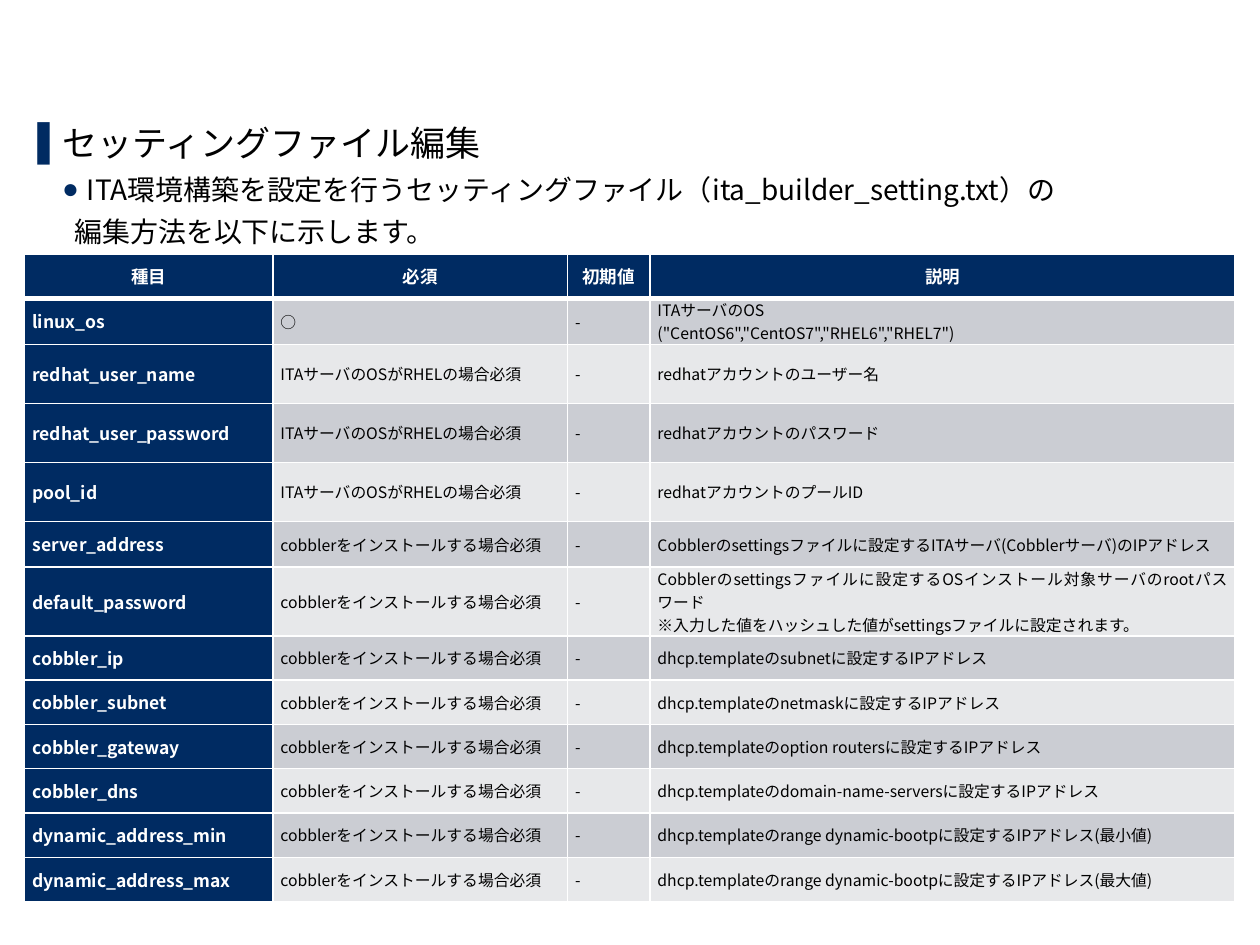
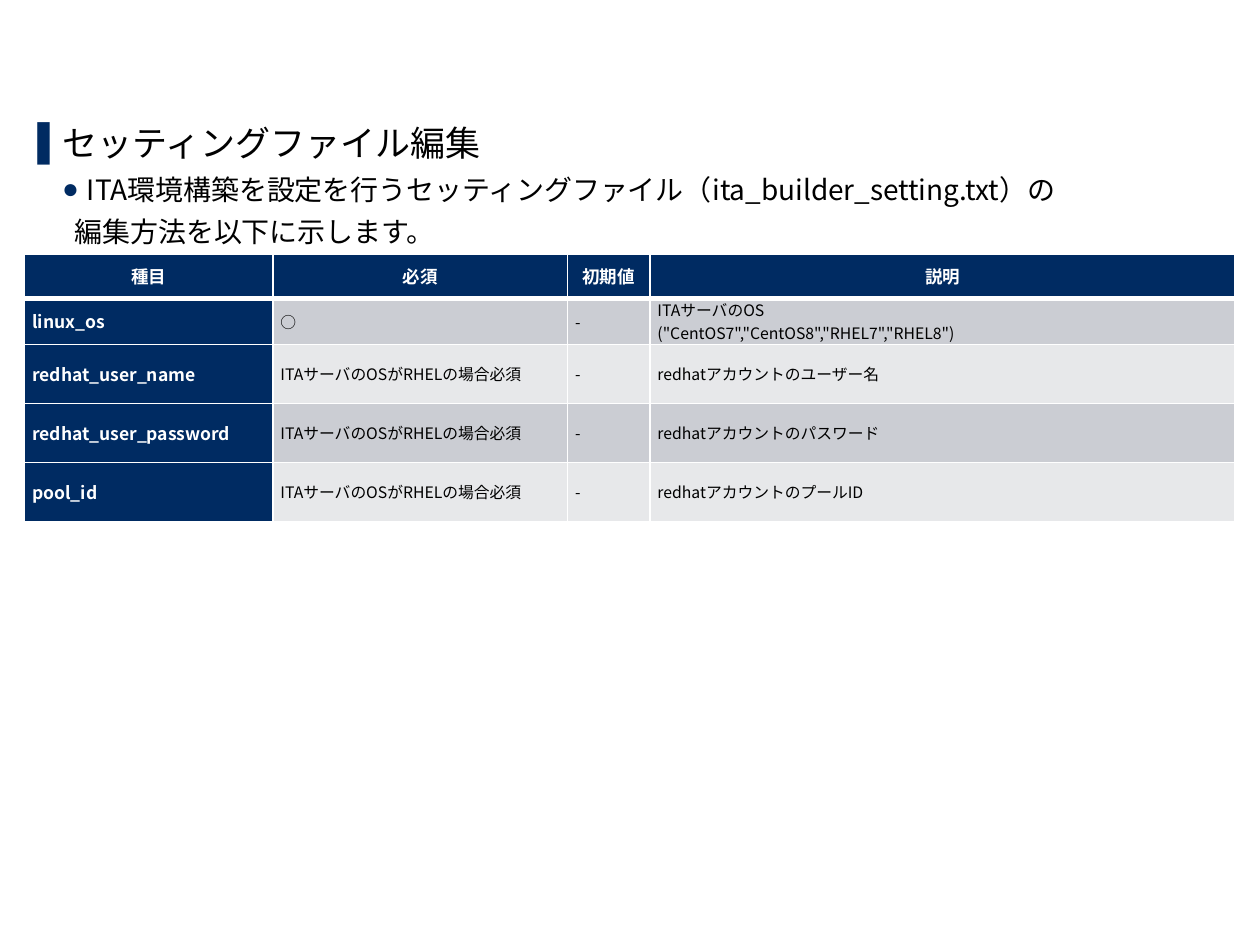
Before and after one commit to exastro-suite/it-automation-docs, a slide deck: slide 14 of asset/Learn_ja/ITA-offline-install_ja.pptx. Drawn at 1260x945 pixels with LibreOffice and Linux fonts; fonts in the diff are those of the drawing; background and template pictures are left out. Boxes give left, top, right and bottom in pixels: in the first picture for what was removed or moved away, otherwise in the second. Text is boxed around its words. In the diff, an @@ line names an element or a change of style, - is before the commit and + after.

```diff
--- a/asset/Learn_ja/ITA-offline-install_ja.pptx
+++ b/asset/Learn_ja/ITA-offline-install_ja.pptx
@@ table at box(25, 255, 1236, 520) @@
@@ row 2, column 4: "ITAサーバのOS / ("CentOS6","CentOS7","RHEL6","RHEL7")" to "ITAサーバのOS / ("CentOS7","CentOS8","RHEL7","RHEL8")" @@
-row 6: server_address | cobblerをインストールする場合必須 | - | Cobblerのsettingsファイルに設定するITAサーバ(Cobblerサーバ)のIPアドレス
-row 7: default_password | cobblerをインストールする場合必須 | - | Cobblerのsettingsファイルに設定するOSインストール対象サーバのrootパスワード / ※入力した値をハッシュした値がsettingsファイルに設定されます。
-row 8: cobbler_ip | cobblerをインストールする場合必須 | - | dhcp.templateのsubnetに設定するIPアドレス
-row 9: cobbler_subnet | cobblerをインストールする場合必須 | - | dhcp.templateのnetmaskに設定するIPアドレス
-row 10: cobbler_gateway | cobblerをインストールする場合必須 | - | dhcp.templateのoption routersに設定するIPアドレス
-row 11: cobbler_dns | cobblerをインストールする場合必須 | - | dhcp.templateのdomain-name-serversに設定するIPアドレス
-row 12: dynamic_address_min | cobblerをインストールする場合必須 | - | dhcp.templateのrange dynamic-bootpに設定するIPアドレス(最小値)
-row 13: dynamic_address_max | cobblerをインストールする場合必須 | - | dhcp.templateのrange dynamic-bootpに設定するIPアドレス(最大値)
```
Also in this commit, not shown: 14 other slides changed, 5 other files.
